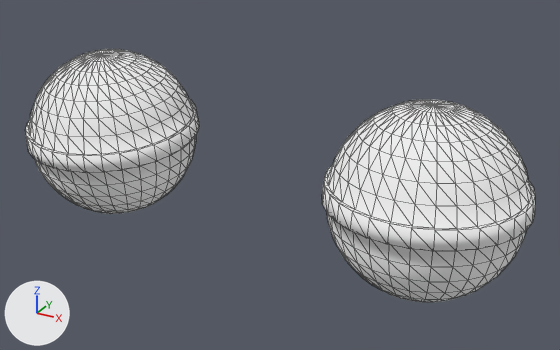
Before and after pictures for a commit that changed the glTF model 飴.glb.
The view is the same before and after, from a camera (50 mm lens) standing at (4.71, -6.55, 3.33) and looking at (0.91, 0.37, -0.13). Lighting does not change. The marker at lower left points along +X, +Y and +Z. The older version comes first. Mesh edges are drawn as thin lines. Where no turn or scale is listed for an object, it has been applied to the vertices.

Names of what the first picture shows: '球.001', '球.002'.
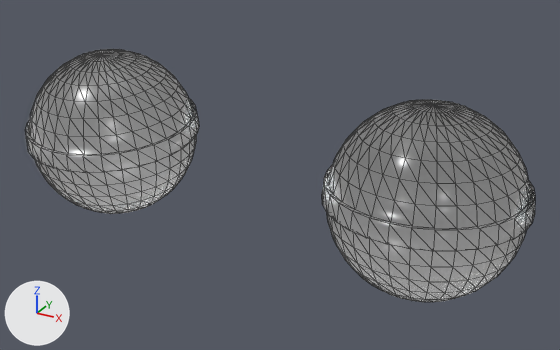
Boxes (x1, y1, x2, y2) around the edits, measured in the pictures (560 x 350 px):
'球.001', surface changed
    both: (322, 100, 535, 301)
'球.002', surface changed
    both: (26, 49, 199, 214)

What changed in the scene script:
```text
Change mat_マテリアル_001:
    mat_マテリアル_001.metallic: 1.0 -> 0.0
    mat_マテリアル_001.roughness: 1.0 -> 0.207
    add mat_マテリアル_001.transmission_weight = 1.0
Change mat_マテリアル_003:
    mat_マテリアル_003.metallic: 1.0 -> 0.0341
    mat_マテリアル_003.roughness: 1.0 -> 0.273
    add mat_マテリアル_003.transmission_weight = 1.0
```
